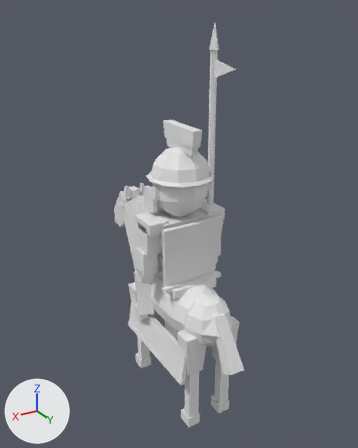
Two versions of the Blender file art_source/blender/units/blend/byzantines/cataphract.blend, one commit apart.
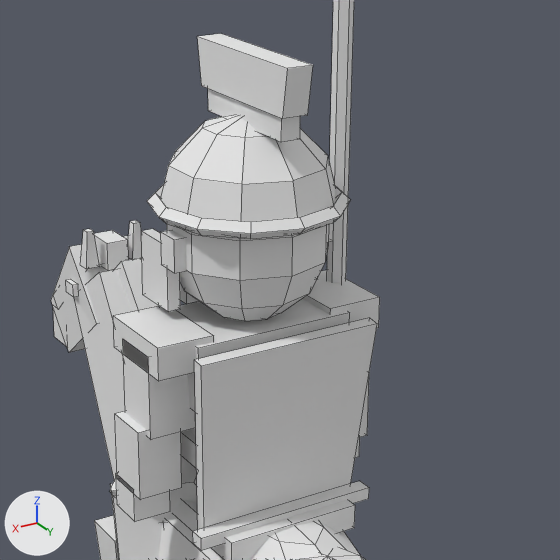
Old and new are each drawn whole from a camera (50 mm lens) standing at (2.11, 3.49, 3.56) and looking at (-0.07, -0.14, 1.74) and again close up on the part from 27% to 80% of the width and 24% to 66% of the height. The axes (+X, +Y, +Z) are drawn at lower left. The lights are the same throughout. The last two pictures show the newer version. The close-ups show mesh edges as thin lines.

Objects in the first close-up: 'Body'.
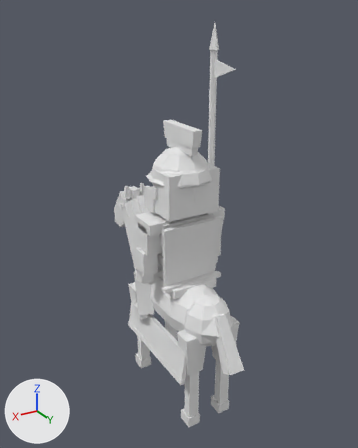
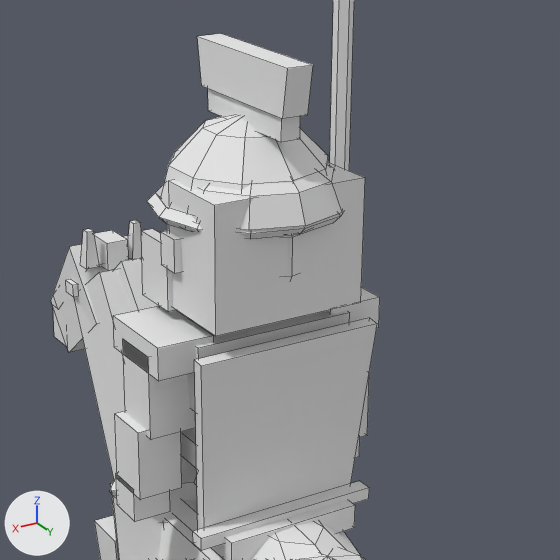
Pixel boxes (x1, y1, x2, y2) of what changed, in the close-ups (560 x 560 px):
part 1 of me_body, added
    after: (169, 162, 365, 336)
part 2 of me_body, added
    after: (199, 165, 342, 230)

The edits, one by one:
me_body is used by ob_body; location (0.0, 0.0, 0.0).
me_body had 880 vertices, 777 faces and spanned x -0.41..0.41, y -1.29..0.92, z 0.0..3.49.
me_body now has 919 vertices, 814 faces and spans x -0.41..0.41, y -1.29..0.92, z 0.0..3.49.
me_body part 1: a new loose piece, a box spanning x -0.25..0.25, y -0.03..0.23, z 1.97..2.35, in mat_pe_unitpalette (its picture is missing).
me_body part 2: the loose piece of 31 vertices spanning x -0.26..0.26, y -0.27..0.27, z 2.24..2.52 is copied, and the copy is scaled about its middle by (0.963, 0.926, 0.607), then moved by (0.0, 0.05, -0.03); it spans x -0.25..0.25, y -0.2..0.3, z 2.27..2.44.
